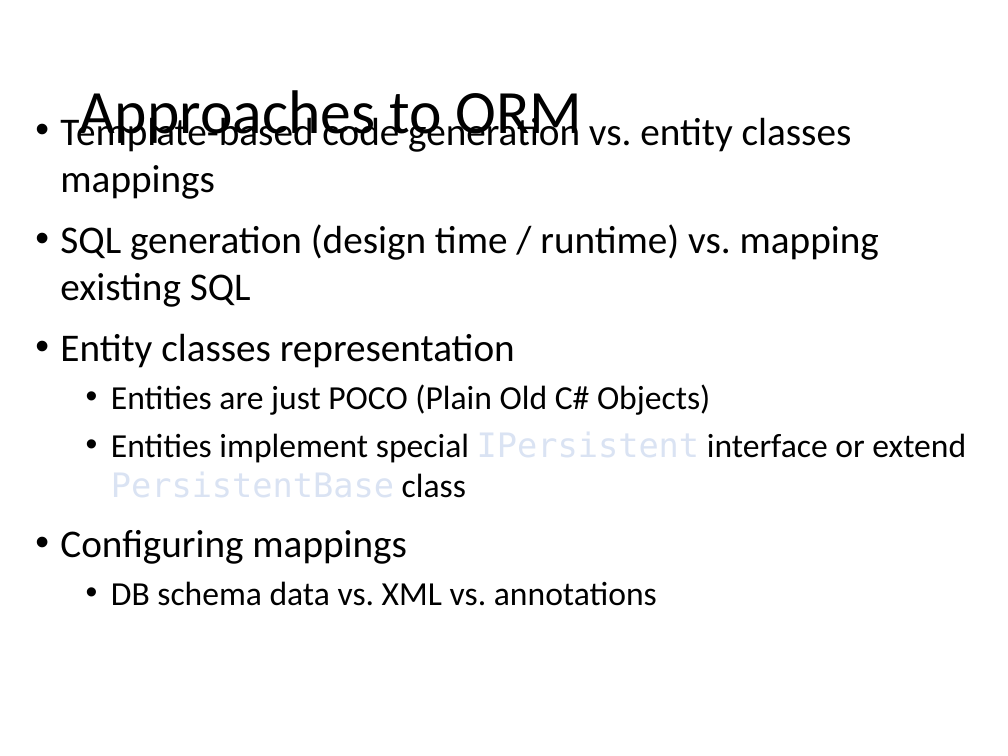
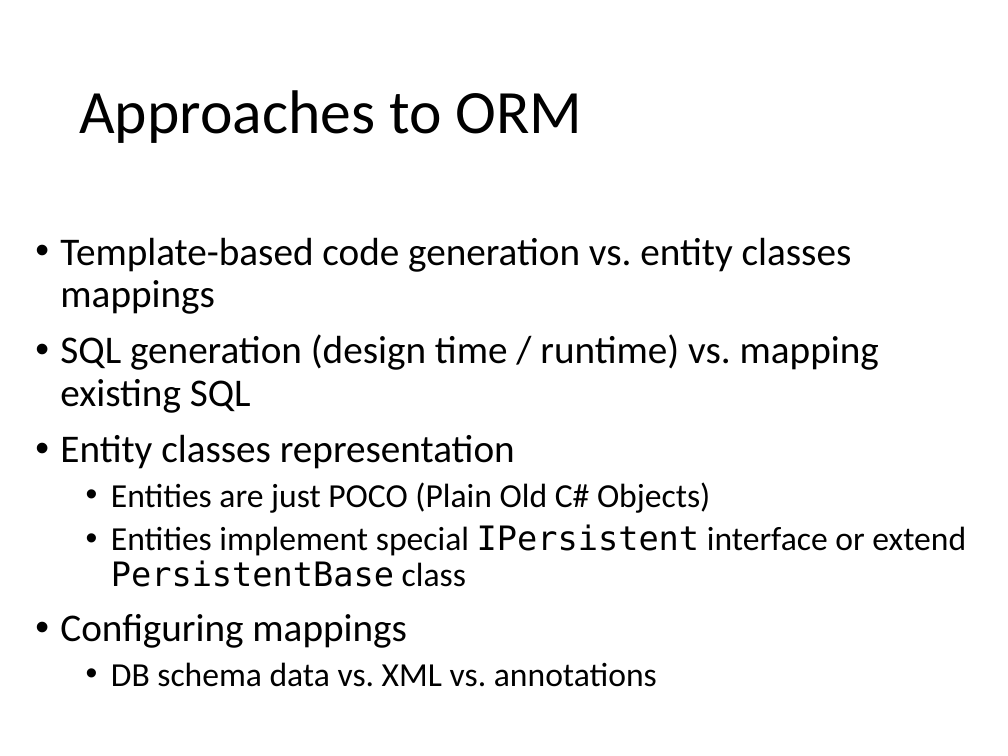
Before and after one commit to SeamlessThingies-Learn-DotNet3Day/DotNetProgramming, a slide deck: slide 19 of Slides/EF/1 - Introduction to EF.pptx. Drawn at 1008x756 pixels with LibreOffice and Linux fonts; fonts in the diff are those of the drawing. Boxes give left, top, right and bottom in pixels: in the first picture for what was removed or moved away, otherwise in the second. Text is boxed around its words. In the diff, an @@ line names an element or a change of style, - is before the commit and + after.

```diff
--- a/Slides/EF/1 - Introduction to EF.pptx
+++ b/Slides/EF/1 - Introduction to EF.pptx
@@ text "Template-based code generation vs. entity ...": place and size @@
-text "Template-based code generation vs. entity ..." at bbox=[60, 112, 966, 606]
+text "Template-based code generation vs. entity ..." at bbox=[60, 237, 966, 687]
@@ text "Template-based code generation vs. entity ..." at bbox=[60, 237, 966, 687]: text colour #DAE3F3 to #000000 in "IPersistent PersistentBase"; line spacing 1 to 0.9 @@
```
Also in this commit, not shown: 11 other slides changed, 1 slide added, 15 slides removed, 11 other files.
